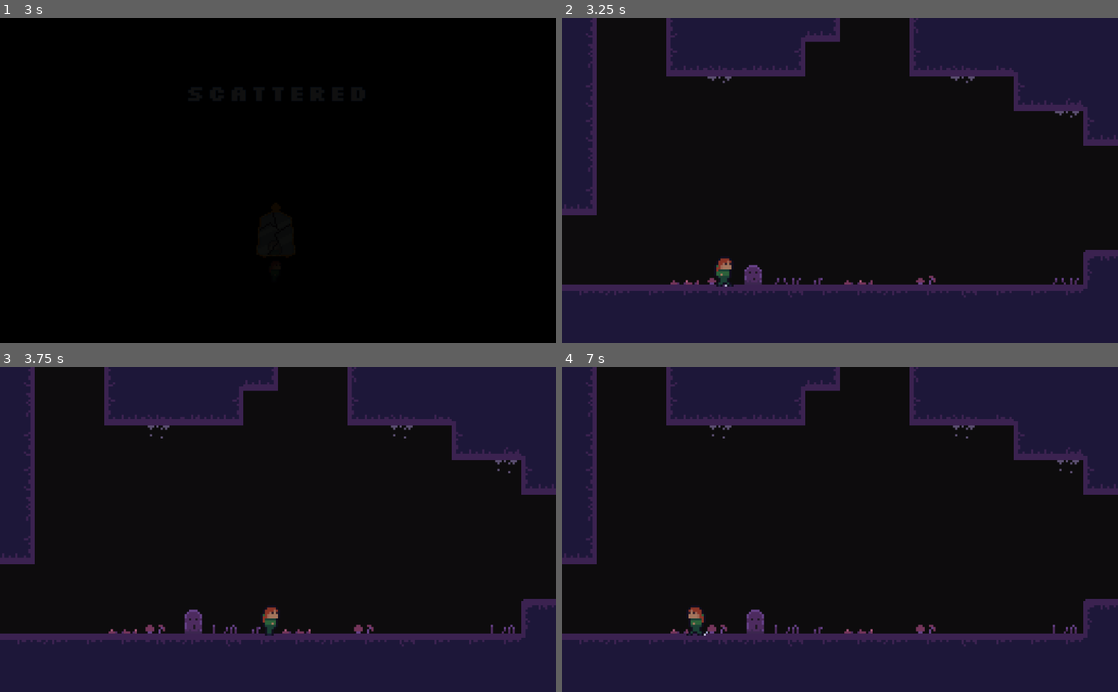
Above: before the commit, frames 1-4 (two rows, left to right).
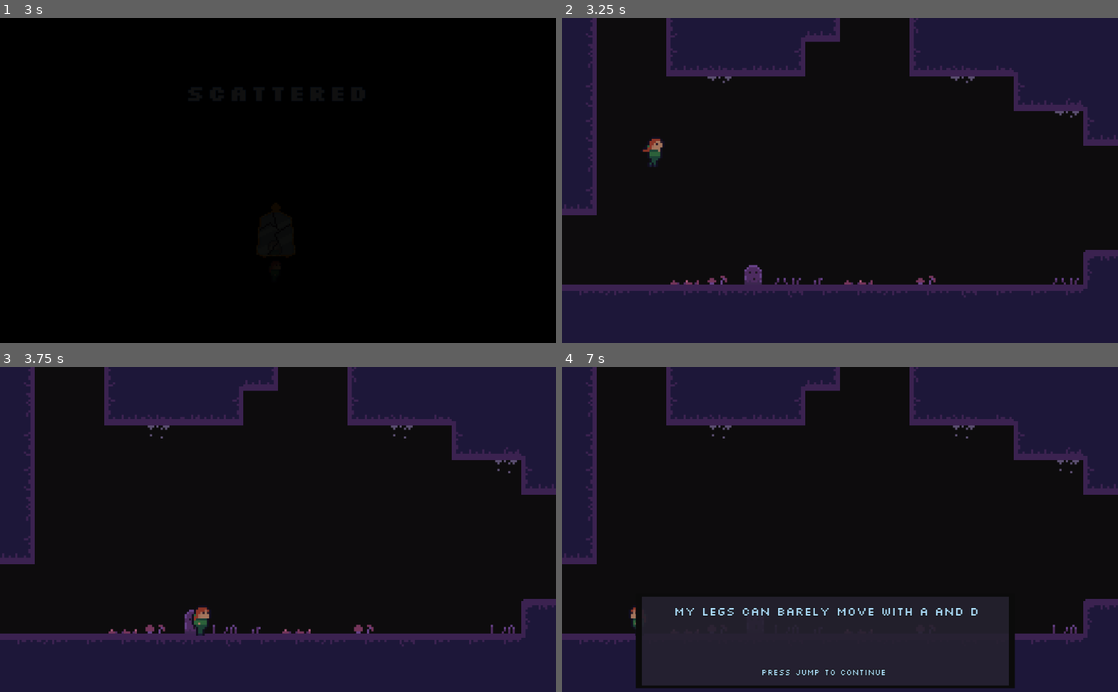
Above: after the commit, the same moments.

Repository: voidboxgames/escave
Game: Godot game, scene res://assets/scenes/Intro.tscn
The game is run twice, just before and just after one commit, with the same random seed, the same clock (stepped at 60 frames per second) and the same inputs.
Inputs:
- Up to frame 1 (3 s): hold J (jump) 0.53-1.28 s; hold D (right) 0.53-2.03 s; tap K (dash) at 1.35 s; tap J (jump) at 1.52, 1.55, 1.82, 2.3, 2.85 s; tap Enter at 2 s; hold A (left) 2.03-2.78 s; hold Space 2.03-2.78 s; hold D (right) from 2.78 s (still down)
- Up to frame 2 (3.25 s): keep holding D (right); tap J (jump) at 3.02 s
- Up to frame 3 (3.75 s): keep holding D (right); tap J (jump) at 3.32 s; hold J (jump) from 3.53 s (still down); tap K (dash) at 3.6 s
- Up to frame 4 (7 s): release D (right) at 4.28 s; release J (jump) at 4.28 s; hold A (left) 4.28-5.03 s; tap Space at 4.35 s; tap J (jump) at 4.52, 4.55, 4.82, 6.02, 6.05, 6.32, 6.77, 6.8 s; hold D (right) 5.03-5.78 s; hold J (jump) 5.03-5.78 s; hold A (left) from 5.78 s (still down); tap K (dash) at 5.85 s; hold Space from 6.53 s (still down)

Frame 1 is identical in both runs. In frame 2, 0.3% of the frame differs, in the area x 14-31%, y 37-83%; in frame 3, 0.4%; in frame 4, 9.7%, in the area x 12-82%, y 70-99%.

Commit message:
fix fireball, more triggers

Diff:
--- /dev/null
+++ b/assets/scenes/Fireball.gd
@@ -0,0 +1,21 @@
+extends Node2D
+
+
+# Declare member variables here. Examples:
+# var a: int = 2
+# var b: String = "text"
+
+
+# Called when the node enters the scene tree for the first time.
+func _ready() -> void:
+	pass # Replace with function body.
+
+
+# Called every frame. 'delta' is the elapsed time since the previous frame.
+#func _process(delta: float) -> void:
+#	pass
+
+
+func _on_Area2D_body_entered(body: Node) -> void:
+	if body is Player:
+		body.die()
--- a/assets/scenes/Fireball.tscn
+++ b/assets/scenes/Fireball.tscn
@@ -1,13 +1,13 @@
-[gd_scene load_steps=6 format=2]
+[gd_scene load_steps=7 format=2]
 
 [ext_resource path="res://assets/sprites/light1.png" type="Texture" id=1]
 [ext_resource path="res://assets/sprites/fireball-Sheet.png" type="Texture" id=2]
+[ext_resource path="res://assets/scenes/Fireball.gd" type="Script" id=3]
 
-[sub_resource type="CircleShape2D" id=3]
+[sub_resource type="CircleShape2D" id=1]
 radius = 8.2242
 
-[sub_resource type="Animation" id=1]
-resource_name = "idle"
+[sub_resource type="Animation" id=2]
 length = 0.3
 loop = true
 tracks/0/type = "value"
@@ -23,8 +23,7 @@
 "values": [ 0, 1, 2 ]
 }
 
-[sub_resource type="Animation" id=2]
-resource_name = "fly"
+[sub_resource type="Animation" id=3]
 length = 3.0
 loop = true
 tracks/0/type = "value"
@@ -53,7 +52,7 @@
 }
 
 [node name="Fireball" type="Node2D"]
-z_index = -1
+script = ExtResource( 3 )
 
 [node name="fireball-Sheet" type="Sprite" parent="."]
 position = Vector2( -0.007, -47.6177 )
@@ -79,17 +78,18 @@
 scale_amount_random = 0.1
 color = Color( 0.87451, 0.686275, 0.0392157, 1 )
 
-[node name="Area2D" type="Area2D" parent="fireball-Sheet"]
-
-[node name="CollisionShape2D" type="CollisionShape2D" parent="fireball-Sheet/Area2D" groups=[
+[node name="Area2D" type="Area2D" parent="fireball-Sheet" groups=[
 "deadly",
 ]]
-shape = SubResource( 3 )
+
+[node name="CollisionShape2D" type="CollisionShape2D" parent="fireball-Sheet/Area2D"]
+shape = SubResource( 1 )
 
 [node name="SpritePlayer" type="AnimationPlayer" parent="."]
 autoplay = "idle"
-anims/idle = SubResource( 1 )
+anims/idle = SubResource( 2 )
 
 [node name="AnimationPlayer" type="AnimationPlayer" parent="."]
 autoplay = "fly"
-anims/fly = SubResource( 2 )
+anims/fly = SubResource( 3 )
+[connection signal="body_entered" from="fireball-Sheet/Area2D" to="." method="_on_Area2D_body_entered"]
--- a/assets/scenes/Testworld.tscn
+++ b/assets/scenes/Testworld.tscn
@@ -442,7 +442,7 @@
 [node name="YSort" type="YSort" parent="."]
 
 [node name="Player" parent="YSort" instance=ExtResource( 1 )]
-position = Vector2( -69.0809, 37.2267 )
+position = Vector2( -100.632, -22.3111 )
 
 [node name="gruond" type="TileMap" parent="YSort"]
 tile_set = SubResource( 35 )
@@ -607,7 +607,7 @@
 power = 2
 
 [node name="MirrorPiece2" parent="." instance=ExtResource( 3 )]
-position = Vector2( 447.05, -73.9846 )
+position = Vector2( -901.463, 369.659 )
 power = 3
 
 [node name="MirrorPiece_Jump" parent="." instance=ExtResource( 3 )]
@@ -627,7 +627,7 @@
 [node name="Monologues" type="Node" parent="Trigger"]
 
 [node name="MonologTrigger" parent="Trigger/Monologues" instance=ExtResource( 9 )]
-position = Vector2( -100.071, 46.1145 )
+position = Vector2( -99.8302, 44.6694 )
 scale = Vector2( 0.379863, 0.194492 )
 MonologID = "intro"
 MonologuePath = NodePath("../../../Monolog")
@@ -638,10 +638,28 @@
 MonologID = "can_jump"
 MonologuePath = NodePath("../../../Monolog")
 
+[node name="MonologTrigger5" parent="Trigger/Monologues" instance=ExtResource( 9 )]
+position = Vector2( -154.834, -98.862 )
+scale = Vector2( 0.648873, 0.259933 )
+MonologID = "can_jump"
+MonologuePath = NodePath("../../../Monolog")
+
+[node name="MonologTrigger4" parent="Trigger/Monologues" instance=ExtResource( 9 )]
+position = Vector2( -211.517, 380.818 )
+scale = Vector2( 3.76887, 0.259933 )
+MonologID = "agony"
+MonologuePath = NodePath("../../../Monolog")
+
 [node name="Bridge1Trigger" type="Area2D" parent="Trigger"]
 
 [node name="CollisionShape2D" type="CollisionShape2D" parent="Trigger/Bridge1Trigger"]
 position = Vector2( -148.944, -127.584 )
+shape = SubResource( 43 )
+
+[node name="Bridge1Trigger2" type="Area2D" parent="Trigger"]
+
+[node name="CollisionShape2D" type="CollisionShape2D" parent="Trigger/Bridge1Trigger2"]
+position = Vector2( -689.553, 368.95 )
 shape = SubResource( 43 )
 
 [node name="Bridges" type="Node" parent="."]
@@ -685,4 +703,5 @@
 [connection signal="visibility_changed" from="YSort/Player" to="." method="_on_Player_visibility_changed"]
 [connection signal="body_entered" from="YSort/Rooms/Room8/MoodChange" to="." method="_on_MoodChange_body_entered"]
 [connection signal="body_shape_entered" from="Trigger/Bridge1Trigger" to="Trigger" method="_on_Area2D_body_shape_entered"]
+[connection signal="body_shape_entered" from="Trigger/Bridge1Trigger2" to="Trigger" method="_on_Bridge1Trigger2_body_shape_entered"]
 [connection signal="timeout" from="Roomchecker" to="." method="_on_Roomchecker_timeout"]
--- a/assets/scenes/Trigger.gd
+++ b/assets/scenes/Trigger.gd
@@ -9,3 +9,8 @@
 func _on_Area2D_body_shape_entered(body_id: int, body: Node, body_shape: int, area_shape: int) -> void:
 	if body is Player:
 		get_parent().get_node("Bridges/Bridge").queue_free()
+
+
+func _on_Bridge1Trigger2_body_shape_entered(body_id: int, body: Node, body_shape: int, area_shape: int) -> void:
+	if body is Player:
+		get_parent().get_node("Bridges/Bridge").queue_free()
